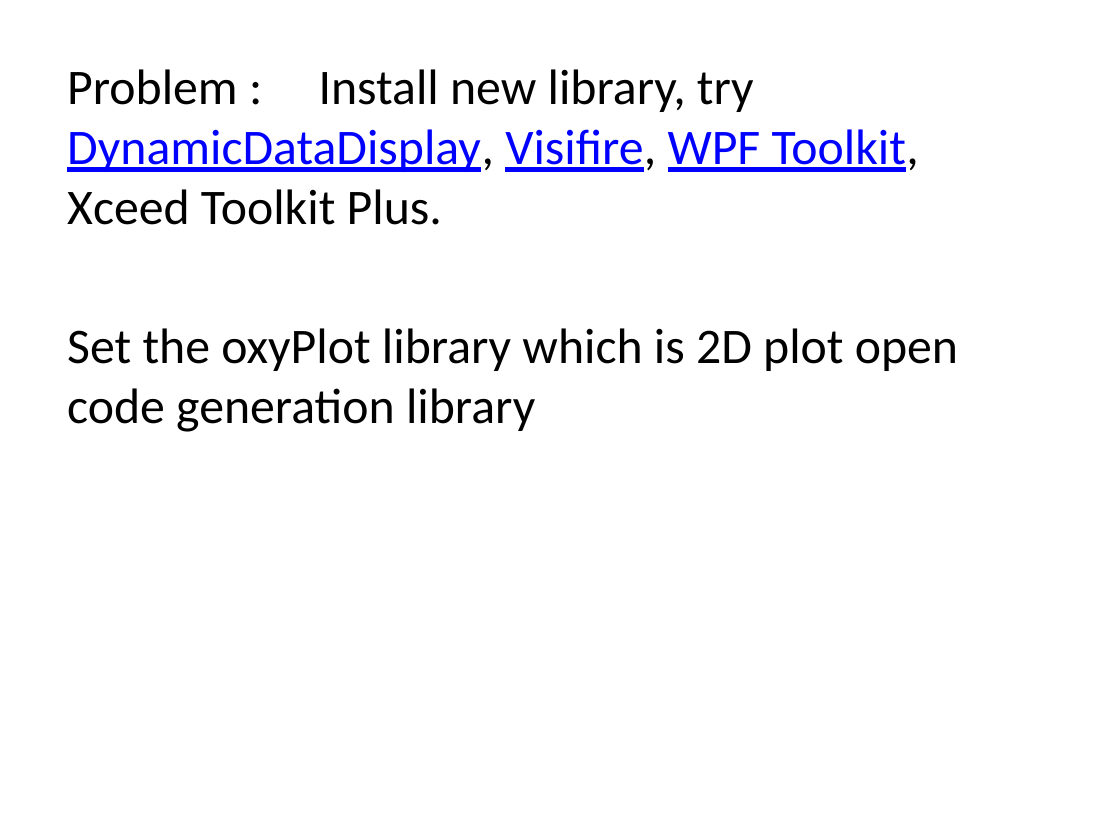
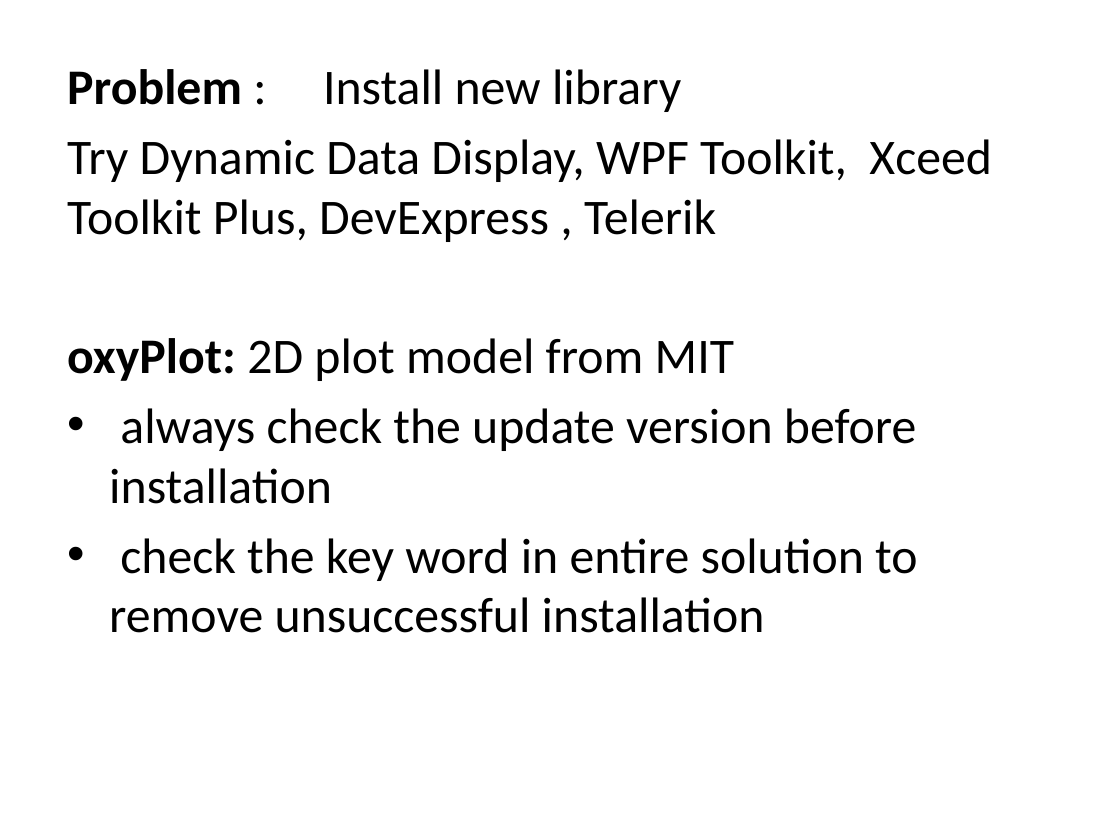
Before and after one commit to IPD8-guofeng/dotnet-group-project, a slide deck: slide 5 of Stock trade and analyst system.pptx. Drawn at 1120x840 pixels with LibreOffice and Linux fonts; fonts in the diff are those of the drawing. Boxes give left, top, right and bottom in pixels: in the first picture for what was removed or moved away, otherwise in the second. Text is boxed around its words. In the diff, an @@ line names an element or a change of style, - is before the commit and + after.

```diff
--- a/Stock trade and analyst system.pptx
+++ b/Stock trade and analyst system.pptx
@@ text at <box>67,69,992,633</box>: text changed @@
-Problem : Install new library, try DynamicDataDisplay, Visifire, WPF Toolkit, Xceed Toolkit Plus.
-Set the oxyPlot library which is 2D plot open code generation library
+Problem : Install new library
+Try Dynamic Data Display, WPF Toolkit, Xceed Toolkit Plus, DevExpress , Telerik
+oxyPlot: 2D plot model from MIT
+• always check the update version before installation
+• check the key word in entire solution to remove unsuccessful installation
```
Also in this commit, not shown: 5 other slides changed, 1 slide added, 3 other files.
